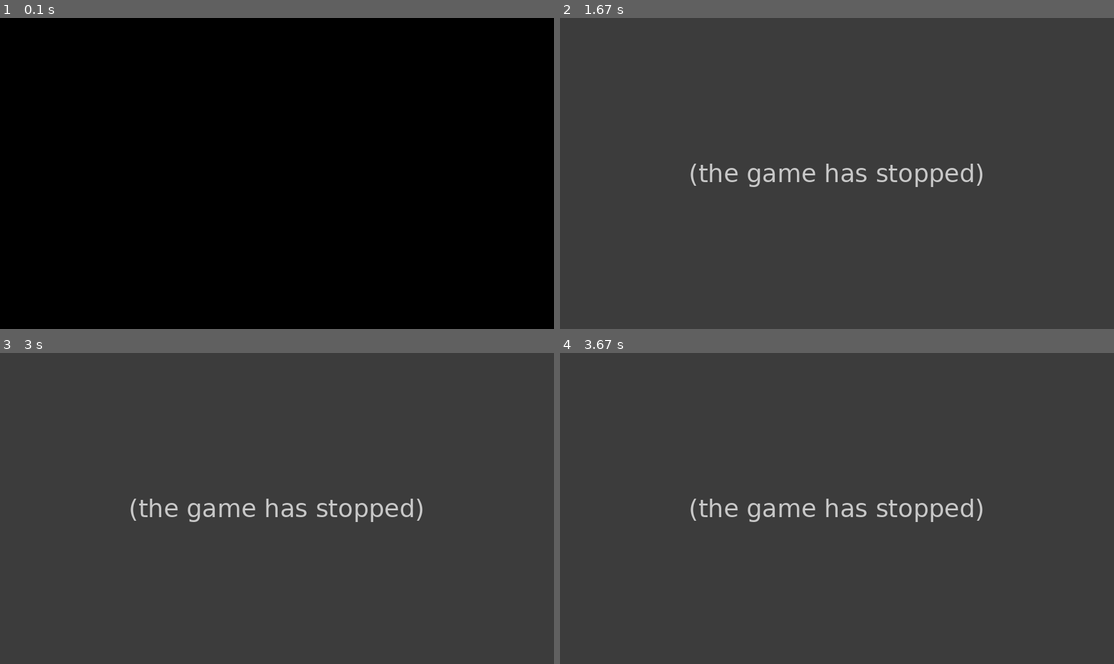
Above: before the commit, frames 1-4 (two rows, left to right).
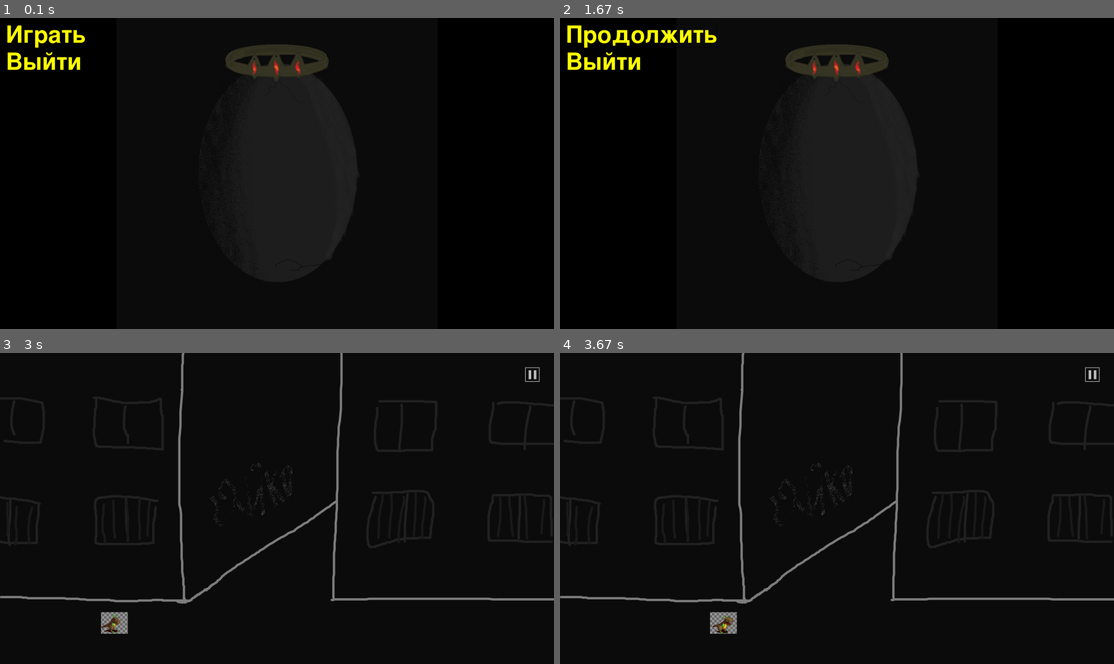
Above: after the commit, the same moments.

Repository: TANK-MARK-V/pygame
Game: pygame game, started from game.py
The game is run twice, just before and just after one commit, with the same random seed, the same clock (stepped at 60 frames per second) and the same inputs.
Inputs (mouse positions are in pixels of both pictures, inside the frame that each line leads up to):
- Up to frame 1 (0.1 s): no input
- Up to frame 2 (1.67 s): press the mouse at (604, 36) at 0.37 s; move the mouse to (709, 61) at 0.47 s; release the mouse at (814, 89) at 0.6 s; press the mouse at (1091, 39) at 0.7 s; move the mouse to (870, 70) at 0.8 s; release the mouse at (648, 98) at 0.93 s; hold Esc 1-1.47 s
- Up to frame 3 (3 s): press the mouse at (83, 371) at 2.03 s; move the mouse to (160, 489) at 2.13 s; release the mouse at (238, 608) at 2.27 s; hold Esc 2.33-2.8 s; click (83, 371) at 2.88 s
- Up to frame 4 (3.67 s): click (1091, 374) at 3.22 s; click (643, 371) at 3.55 s

The runs differ from the first frame. In frame 1, 14% of the frame differs, in the area x 1-65%, y 2-85%; in frame 2, 100%, in the area x 0-100%, y 0-100%; in frame 3, 100%; in frame 4, 100%.
Before the commit the program exited at 0.37 s; later frames show no game.

Commit message:
Основной цикл игры

Diff:
--- a/game.py
+++ b/game.py
@@ -1,15 +1,32 @@
 import pygame
+import class_player
+import class_frame
+import class_introduce
 import class_button
+import class_pause
+import const
 
 if __name__ == '__main__':
     pygame.init()
     clock = pygame.time.Clock()
+
+    FPS = const.FPS
     running = True
-    size = width, height = 1920, 1080
-    screen = pygame.display.set_mode(size)
-    screen.blit(pygame.image.load('zqwt.png').convert_alpha(), (0, 0))
+    screen = pygame.display.set_mode(const.size)
+
+    player_group = pygame.sprite.Group()
+    enemy = pygame.sprite.Group()
+
+    pause = class_pause.Pause(screen, const.pause_size)
+    frame = class_frame.Frames()
+    inro = class_introduce.Introduce()
     buttons = class_button.Buttons(screen)
+    player = class_player.Player(const.load_image("dragon_sheet8x2.png"), 8, 2, 0, 900)
+    player_group.add(player)
+
     while running:
+        frame.check(player)
+        player.frem = frame.count
         for event in pygame.event.get():
             if not buttons.start:
                 running = buttons.menu(screen, event)  # Открытие меню
@@ -17,9 +34,19 @@
                 running = False
             if not running:
                 break
-            if buttons.start:  # Игрок нажал "Играть"
-                buttons = class_button.Buttons(screen, pause=True)  # "Играть" меняется на "Продолжить"
-                running = False
-                # Вместо последней строки будет открытие другого класса для первого уровня,
-                # который будет принимать screen и event
+            if event.type == pygame.MOUSEBUTTONDOWN:
+                if buttons.pause:
+                    if pause.check_do(pygame.mouse.get_pos(), const.pause_size):  # Проверка на нажатие паузы c мышки
+                        buttons = class_button.Buttons(screen, pause=True)
+            if event.type == pygame.KEYDOWN:
+                if event.key == pygame.K_ESCAPE and buttons.start:  # Проверка на нажатие паузы через "esc"
+                    buttons = class_button.Buttons(screen, pause=True)
+        if buttons.start:  # Игрок нажал "Играть"
+            buttons.pause = True
+            if not inro.ready:
+                inro.show(screen, player, player_group)
+        if buttons.start:  # Игрок вызвал паузу
+            pause.draw_pause()
+        pygame.display.flip()
+        clock.tick(FPS)
     pygame.quit()
